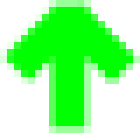
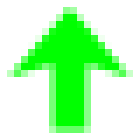
The second 140 × 140 image is a revision of the first. Changes to its layers:
pixels changed over [0, 0, 140, 133] (layer not identified)
